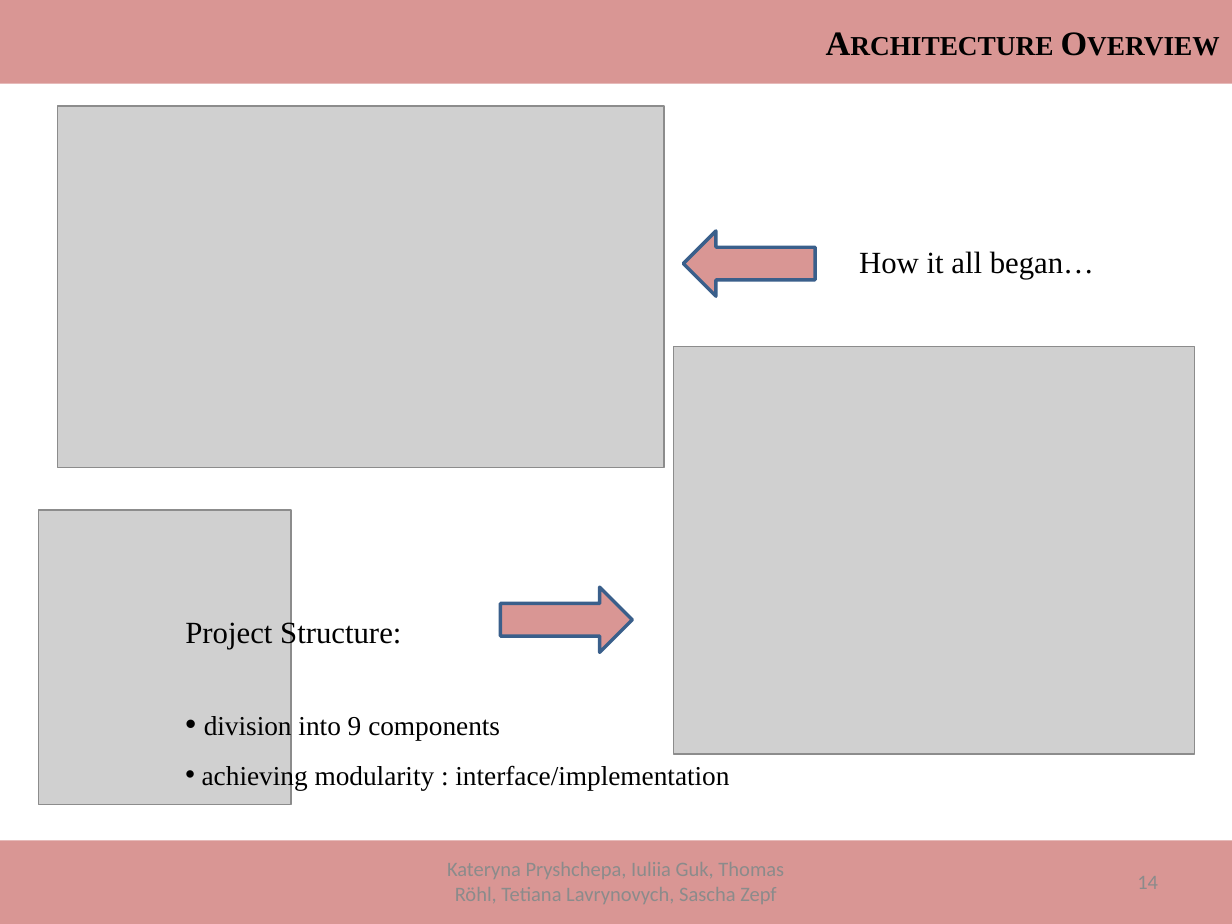
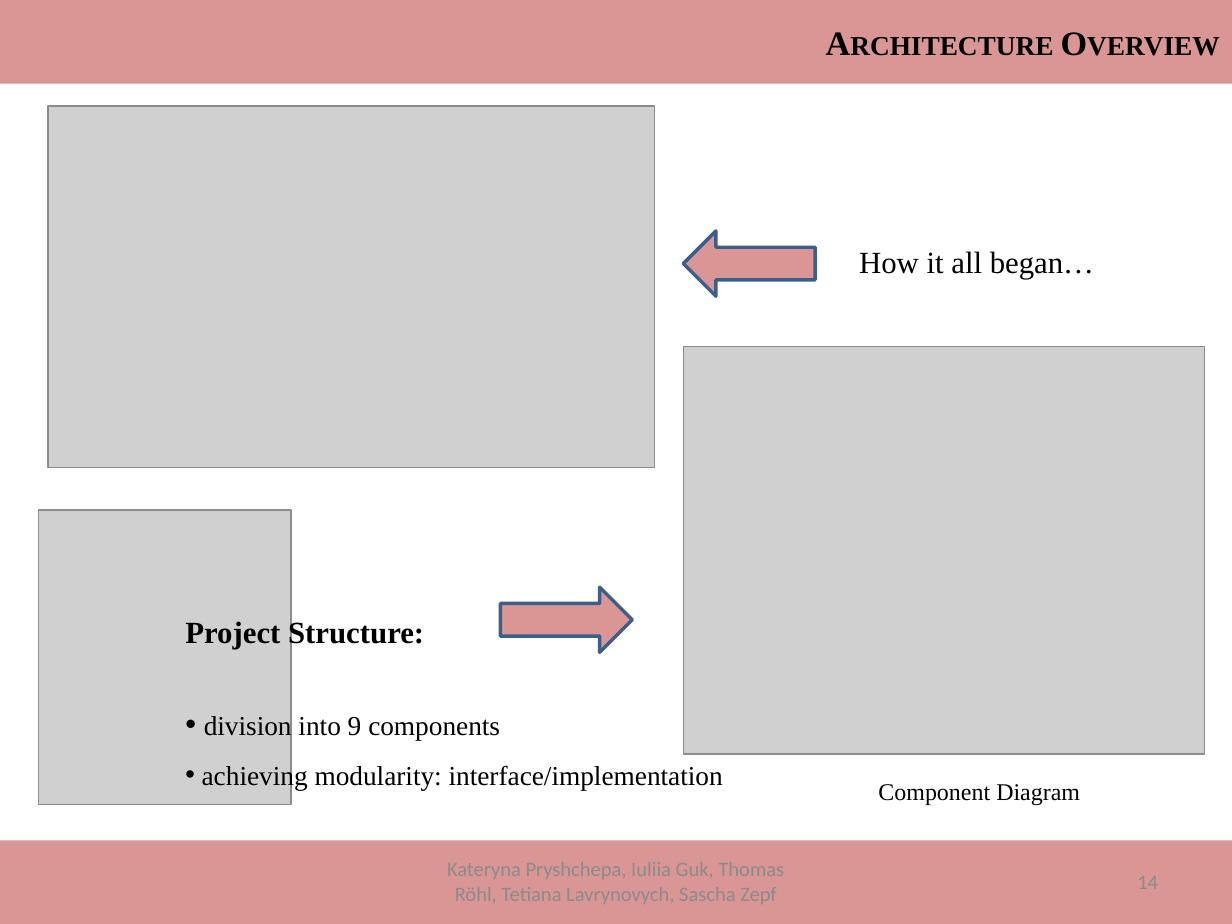
Before and after one commit to ThomasRoehl/ShopAdmin, a slide deck: slide 14 of Dokumentation/ShopAdmin_Final.pptx. Drawn at 1232x924 pixels with LibreOffice and Linux fonts; fonts in the diff are those of the drawing; grey boxes stand for pictures. Boxes give left, top, right and bottom in pixels: in the first picture for what was removed or moved away, otherwise in the second. Text is boxed around its words. In the diff, an @@ line names an element or a change of style, - is before the commit and + after.

Commit message:
presentation completed

```diff
--- a/Dokumentation/ShopAdmin_Final.pptx
+++ b/Dokumentation/ShopAdmin_Final.pptx
@@ picture moved from (x1=58, y1=106, x2=664, y2=468) to (x1=48, y1=106, x2=654, y2=468) @@
@@ picture moved from (x1=674, y1=346, x2=1195, y2=754) to (x1=684, y1=346, x2=1205, y2=754) @@
@@ text at (x1=185, y1=619, x2=424, y2=649): bold on in "Project Structure:" @@
@@ text at (x1=202, y1=764, x2=723, y2=790): spaces changed @@
-• achieving modularity : interface/implementation
+• achieving modularity: interface/implementation
@@ text added at (x1=878, y1=784, x2=1080, y2=805), 14 pt, text #000000 @@
+Component Diagram
```
Also in this commit, not shown: 3 other slides changed, 1 other file.
